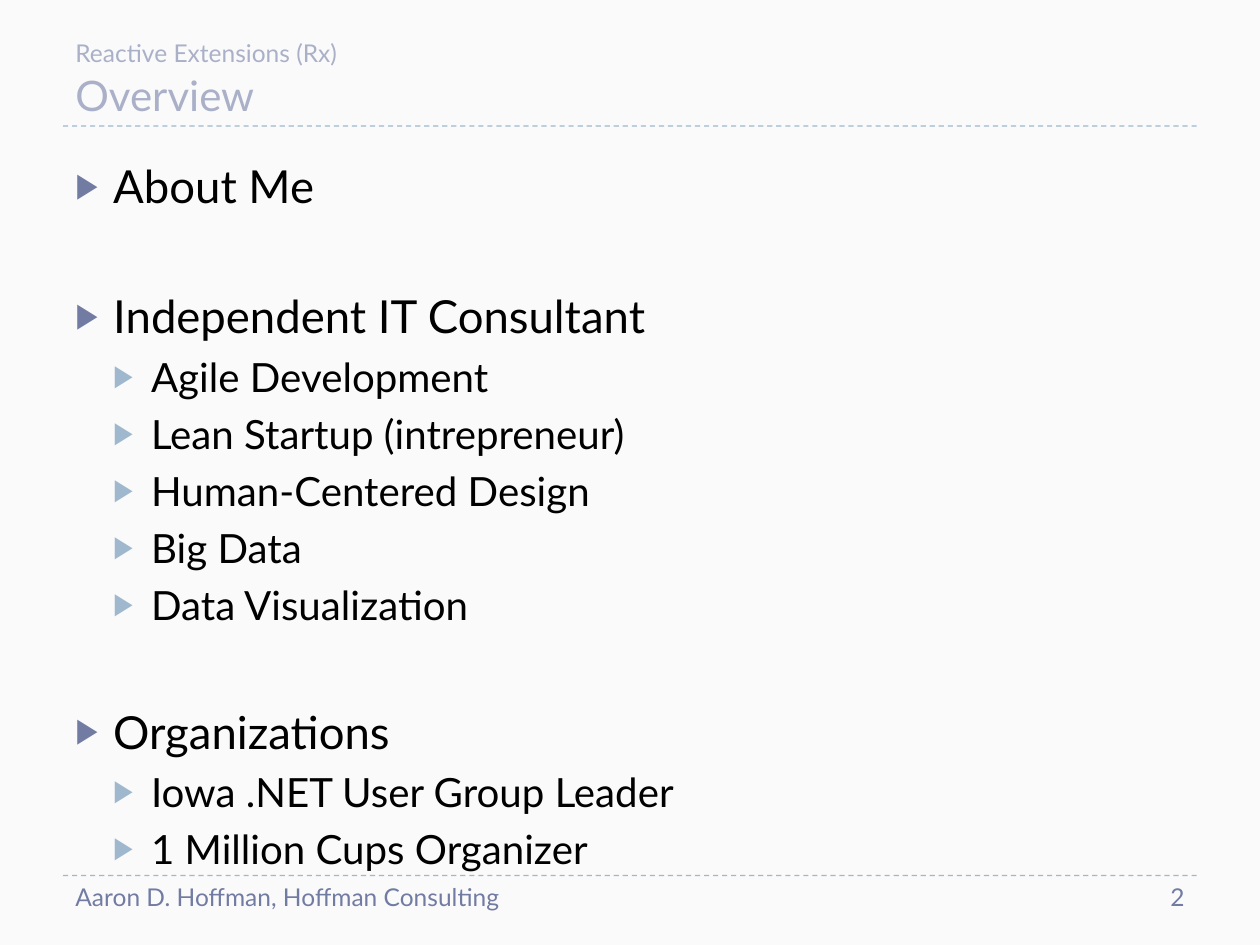
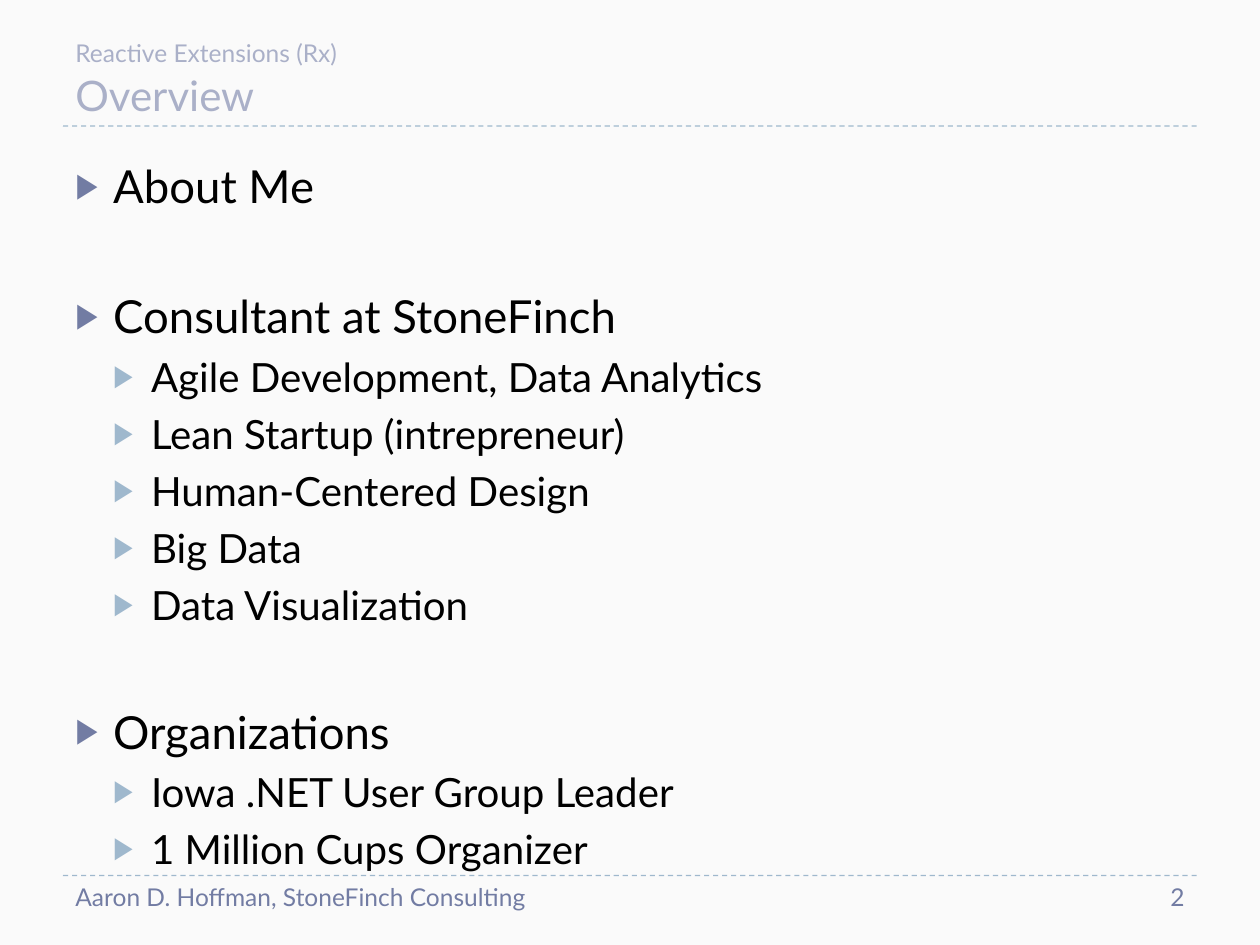
Before and after one commit to aaronhoffman/Rx, a slide deck: slide 2 of Documentation/ReactiveExtensions.pptx. Drawn at 1260x945 pixels with LibreOffice and Linux fonts; fonts in the diff are those of the drawing. Boxes give left, top, right and bottom in pixels: in the first picture for what was removed or moved away, otherwise in the second. Text is boxed around its words. In the diff, an @@ line names an element or a change of style, - is before the commit and + after.

Commit message:
Update slides, add Async Data Stream slide

```diff
--- a/Documentation/ReactiveExtensions.pptx
+++ b/Documentation/ReactiveExtensions.pptx
@@ text at [113, 299, 762, 399]: text changed; size 26 to 23 pt @@
-▶ Independent IT Consultant
-  ▶ Agile Development
+▶ Consultant at StoneFinch
+  ▶ Agile Development, Data Analytics
@@ text at [75, 888, 525, 911]: text changed @@
-Aaron D. Hoffman, Hoffman Consulting
+Aaron D. Hoffman, StoneFinch Consulting
```
Also in this commit, not shown: 12 other slides changed, 1 slide added.
